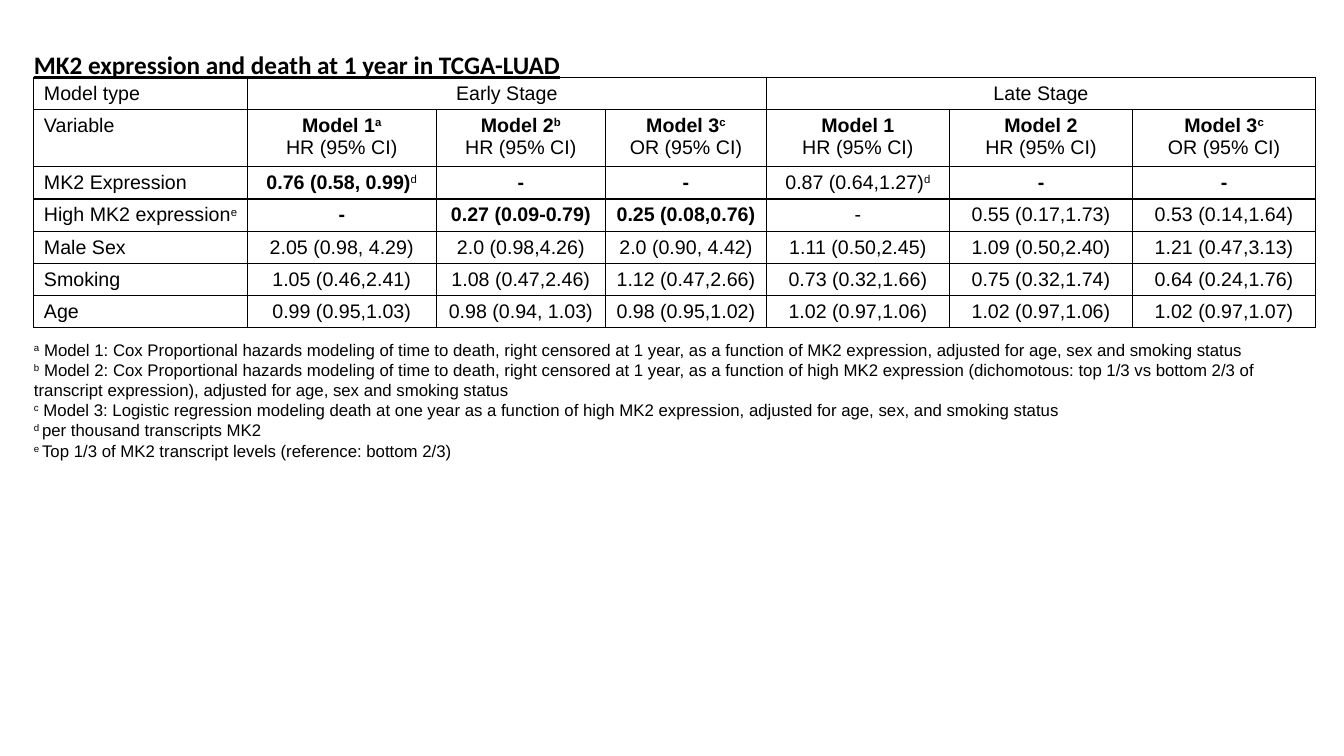
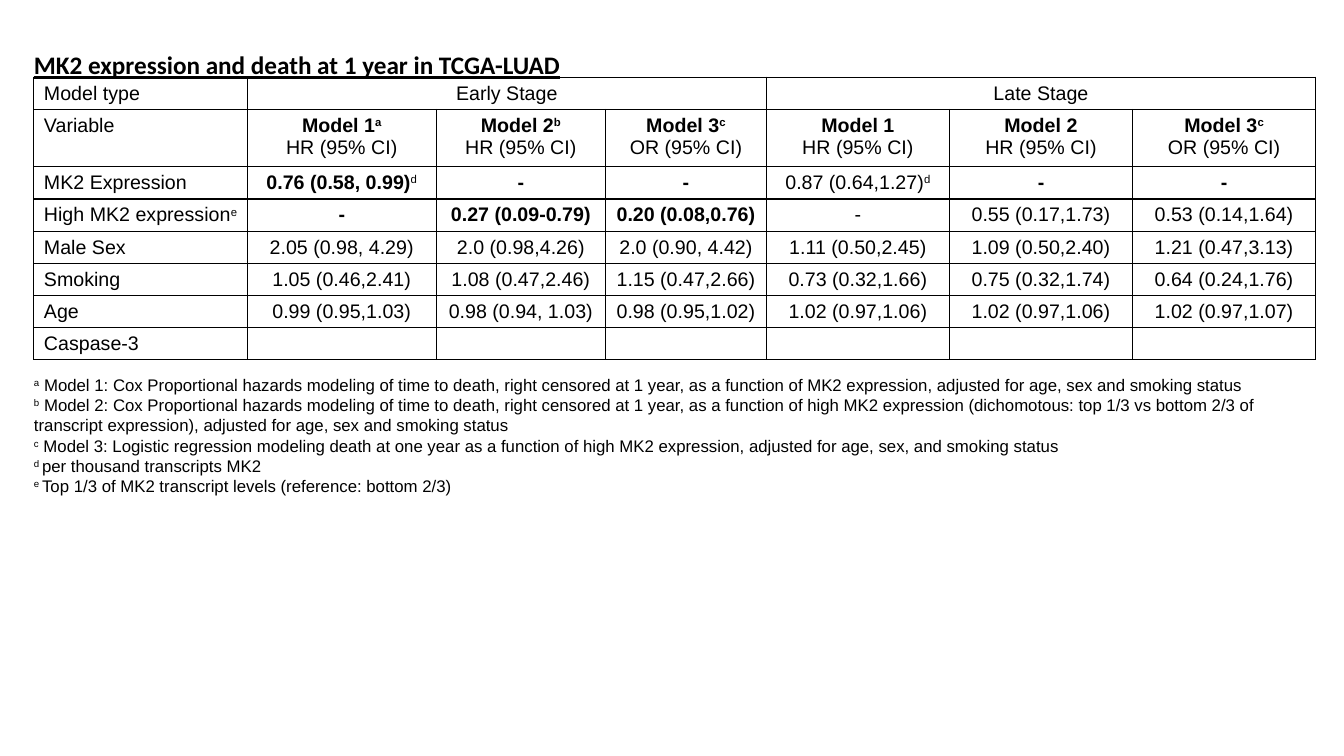
Before and after one commit to suresh-lab/TCGA-casp3, a slide deck: slide 2 of figures/tcga MK2 survival analysis_082020.pptx. Drawn at 1344x756 pixels with LibreOffice and Linux fonts; fonts in the diff are those of the drawing. Boxes give left, top, right and bottom in pixels: in the first picture for what was removed or moved away, otherwise in the second. Text is boxed around its words. In the diff, an @@ line names an element or a change of style, - is before the commit and + after.

```diff
--- a/figures/tcga MK2 survival analysis_082020.pptx
+++ b/figures/tcga MK2 survival analysis_082020.pptx
@@ table at box(34, 78, 1317, 370) @@
-row 4, column 4: 0.25 (0.08,0.76)
+row 4, column 4: 0.20 (0.08,0.76)
-row 6, column 4: 1.12 (0.47,2.66)
+row 6, column 4: 1.15 (0.47,2.66)
+row 8: Caspase-3 |  |  |  |  |  | 
@@ text "a Model 1: Cox Proportional ...": place and size @@
-text "a Model 1: Cox Proportional ..." at box(34, 344, 1254, 461)
+text "a Model 1: Cox Proportional ..." at box(34, 379, 1254, 496)
```
Also in this commit, not shown: 1 other slide changed, 2 slides added, 2 slides removed, 9 other files.
